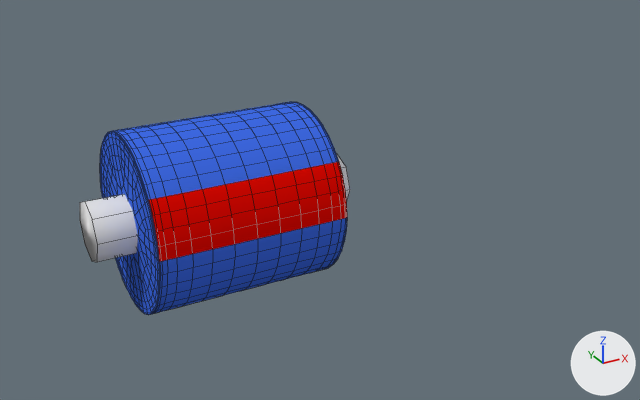
A saved change to the Blender file Assets/Models/Wheel/Wheel.blend.
One viewpoint serves both versions: a camera (50 mm lens) standing at (-3.19, -7.98, 3.78) and looking at (1.29, 0.18, -0.3). Every picture has the same lights, and +X, +Y and +Z are marked at lower right. Mesh edges are drawn as thin lines.
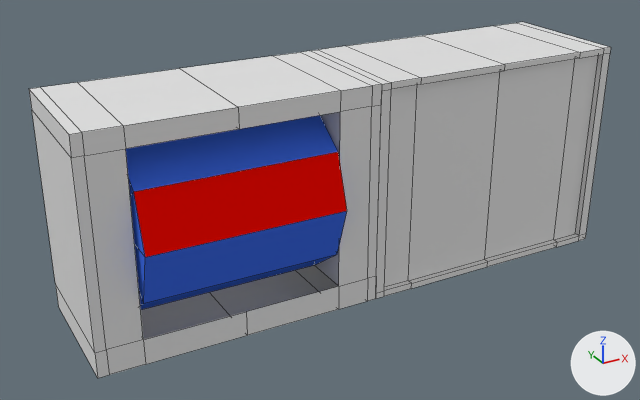
Diff of the bpy script that builds the scene:
```diff
--- a/Assets/Models/Wheel/Wheel.blend.py
+++ b/Assets/Models/Wheel/Wheel.blend.py
@@ me_cylinder @@
 # used by ob_cylinder; location = (0.0, 0.0, 0.0); rotation_euler = (0.0, 1.571, 0.0), in degrees (0, 90, 0)
-me_cylinder.from_pydata(...)  # 72 vertices, 80 faces; spans x -0.95..0.95, y -1.0..1.0, z -1.0..1.0
+me_cylinder.from_pydata(...)  # 62 vertices, 70 faces; spans x -0.95..0.95, y -1.0..1.0, z -1.41..1.41
+# me_cylinder part 1
+# 52 vertices are removed from x -0.95..0.95, y -1.0..1.0, z -1.0..1.0
+# 80 faces are deleted
+# 22 vertices are added at x -0.3..0.3, y -0.31..0.31, z -1.41..1.41
+# 20 new vertices lie (0.0, 0.0, 0.41) away from vertices in x -0.3..0.3, y -0.31..0.31, z -1.41..1.0
+# 69 new faces join them, mat_material_001 (blue #3f6be7)
+# 1 new face joins them, mat_material_002 (red #e70900)
+# me_cylinder part 2: the surface is now shaded flat
 me_cylinder.materials.append(mat_material_001)
@@ me_cube @@
 # used by ob_cube; location = (0.005, 0.0, 0.0)
-me_cube.from_pydata(...)  # 78 vertices, 74 faces; spans x -1.6..0.0, y -0.81..1.0, z -1.1..3.68
+me_cube.from_pydata(...)  # 32 vertices, 27 faces; spans x -1.6..0.0, y -0.57..1.0, z -1.3..1.22
+# me_cube part 3
+# 65 vertices are removed from x -1.6..0.0, y -0.81..1.0, z -1.1..3.68
+# 74 faces are deleted
+# 1 vertex moves from x -1.49, y -0.65, z 1.19 to x -1.49, y -0.57, z 1.0
+# 8 vertices are added at x -1.6..0.0, y -0.57..1.0, z -1.3..-1.01
+# 5 new vertices lie (0.0, -1.57, 0.0) away from vertices in x -1.6..0.0, y 1.0, z -1.01..1.0
+# 6 new vertices lie (0.0, 0.0, -0.29) away from vertices in x -1.6..-1.11, y -0.57..1.0, z -1.01
+# 27 new faces join them
@@ me_cube_001 @@
+me_cube_001.from_pydata(...)  # 66 vertices, 65 faces; spans x -1.6..1.6, y -0.68..0.89, z -1.29..1.23
@@ ob_cylinder @@
 ob_cylinder = bpy.data.objects.new('Cylinder', me_cylinder)
-ob_cylinder.location = (0.0, 0.0, 0.0)
+ob_cylinder.location = (0.0, 0.213, 0.0)
 ob_cylinder.rotation_euler = (0.0, 1.571, 0.0)  # degrees (0, 90, 0)
-_m = ob_cylinder.modifiers.new('Subsurf', 'SUBSURF')
-_m.levels = 2
+ob_cylinder.scale = (1.0, 1.0, 1.08)
@@ ob_cylinder_001 @@
-ob_cylinder_001 = bpy.data.objects.new('Cylinder.001', me_cylinder_001)
-ob_cylinder_001.location = (0.0, 0.0, 0.0)
-ob_cylinder_001.rotation_euler = (1.571, 0.0, 1.571)  # degrees (90, 0, 90)
-ob_cylinder_001.scale = (0.322, 0.322, -1.4)
@@ ob_cube @@
 _m = ob_cube.modifiers.new('Mirror', 'MIRROR')
 _m.use_clip = True
-ob_cube.hide_set(True)  # its collection is switched off
@@ ob_cube_001 @@
+ob_cube_001 = bpy.data.objects.new('Cube.001', me_cube_001)
+ob_cube_001.location = (3.207, 0.108, -0.01)
```

Boxes [x1, y1, x2, y2] around the edits, measured in the pictures (640 x 400 px; the box of a moved part takes in the faces that stretch with it):
'Cube', shown: after [29, 51, 382, 378]
'Cube.001', added: after [311, 22, 611, 299]
'Cylinder', reshaped, moved, rescaled, modifiers changed: before [100, 102, 347, 315]; after [126, 115, 347, 310]
'Cylinder.001', deleted: before [80, 155, 350, 262]
part 1 of me_cylinder, moved or reshaped: before [100, 102, 347, 315]; after [126, 115, 347, 310]
